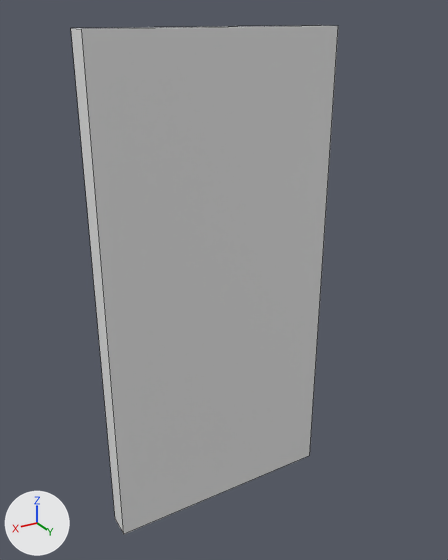
One commit to the FBX model Assets/Mesh/brick_2m_00.fbx: the scene before it, then after it.
Rendered twice from a camera (50 mm lens) standing at (1.17, 2.05, 1.04) and looking at (0.04, 0.17, 0.1). Every picture has the same lights, and +X, +Y and +Z are marked at lower left. Mesh edges are drawn as thin lines. Where no turn or scale is listed for an object, it has been applied to the vertices.

Objects in the first picture: 'brick_2m_00'.
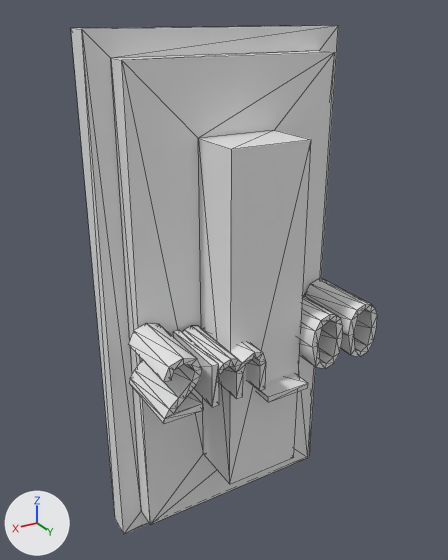
Location of each change, [x1, y1, x2, y2] in pixels of the pictures (448 x 560 px):
'brick_2m_00', reshaped (15% wider)
    before: [71, 25, 338, 534]
    after: [71, 25, 377, 534]
part 1 of me_mesh, added
    after: [255, 373, 308, 402]
part 2 of me_mesh, added
    after: [173, 326, 266, 407]
part 3 of me_mesh, added
    after: [128, 323, 203, 424]
part 4 of me_mesh, added
    after: [298, 296, 343, 369]
part 5 of me_mesh, added
    after: [304, 279, 377, 357]
part 6 of me_mesh, built on
    both: [71, 25, 338, 534]

Diff of the bpy script that builds the scene:
```diff
--- a/Assets/Mesh/brick_2m_00.fbx.py
+++ b/Assets/Mesh/brick_2m_00.fbx.py
@@ me_mesh @@
 # used by ob_brick_2m_00; location = (0.0, 0.0, 0.0)
-me_mesh.from_pydata(...)  # 8 vertices, 6 faces; spans x -0.5..0.5, y 0.0..0.1, z -1.0..1.0
+me_mesh.from_pydata(...)  # 212 vertices, 408 faces; spans x -0.5..0.5, y 0.0..0.49, z -1.0..1.0
+# me_mesh part 1: a new loose piece, a box spanning x -0.137..0.045, y 0.201..0.487, z -0.263..-0.243
+# me_mesh part 2: a new loose piece of 56 vertices spanning x 0.06..0.28, y 0.2..0.49, z -0.2..-0.03
+# me_mesh part 3: a new loose piece of 44 vertices spanning x 0.32..0.47, y 0.2..0.49, z -0.2..0.02
+# me_mesh part 4: a new loose piece of 40 vertices spanning x -0.29..-0.15, y 0.2..0.49, z -0.2..0.02
+# me_mesh part 5: a new loose piece of 40 vertices spanning x -0.47..-0.32, y 0.2..0.49, z -0.2..0.02
+# me_mesh part 6
+# 6 faces are deleted
+# 16 vertices are added at x -0.41..0.41, y 0.1..0.4, z -0.91..0.91
+# 44 new faces join them
```
